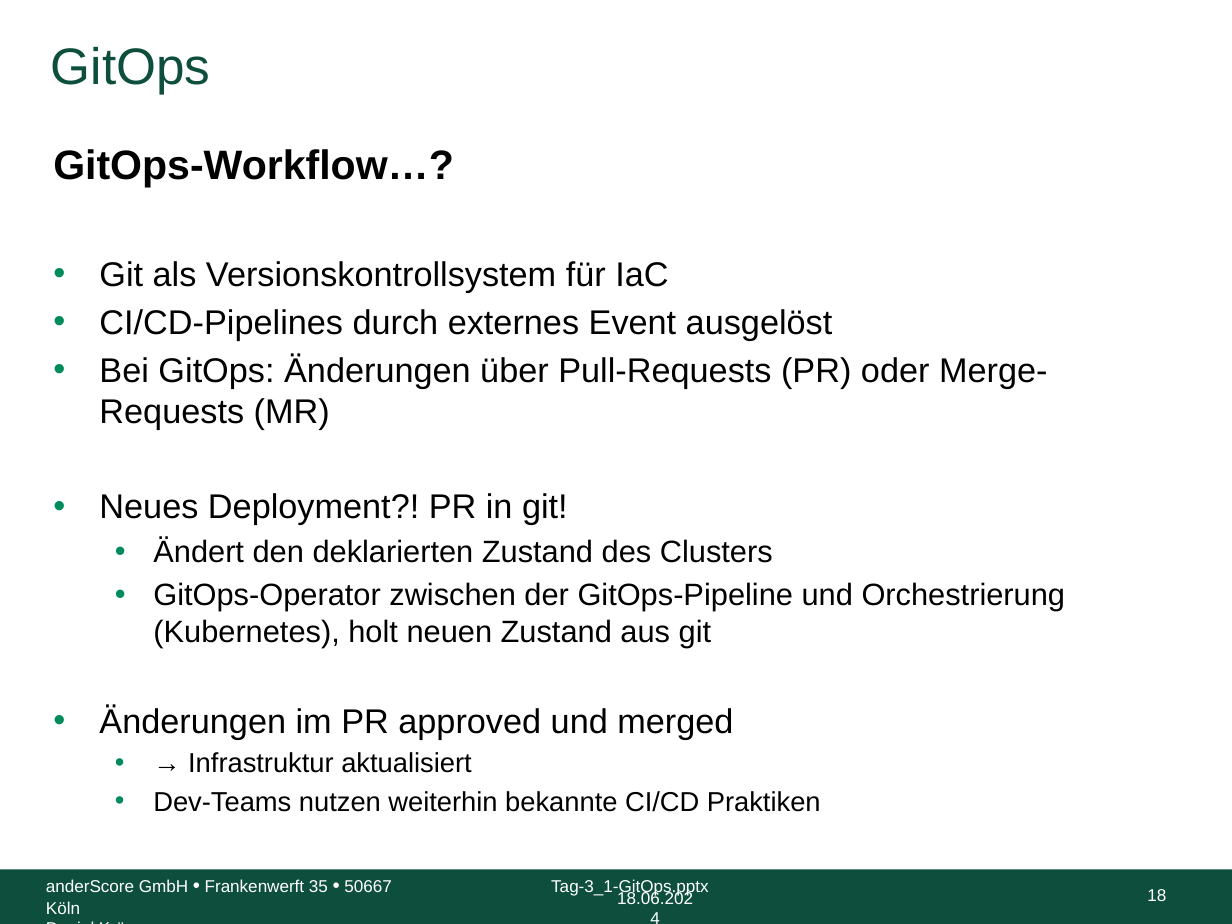
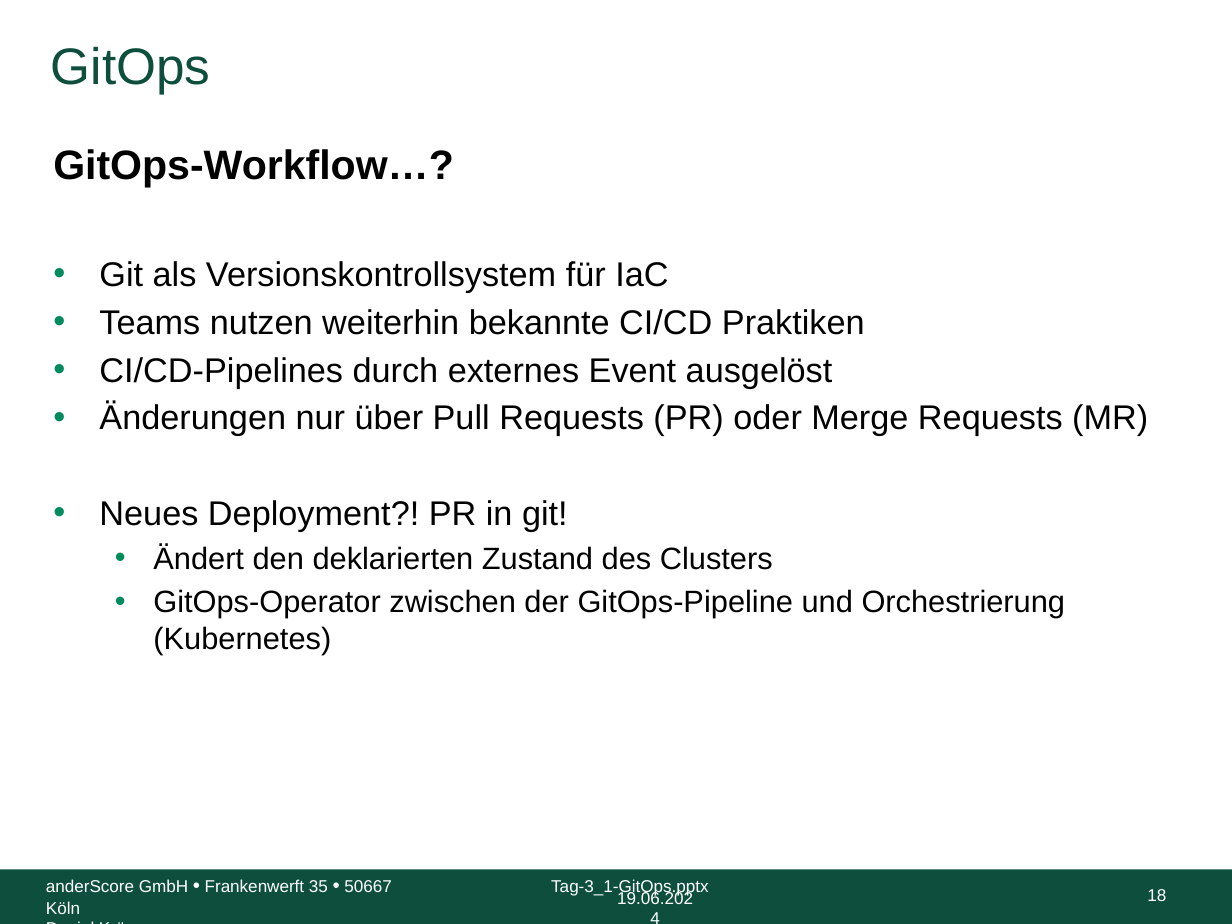
Before and after one commit to anderscore-gmbh/gitlab, a slide deck: slide 18 of slides/Tag-3_1-GitOps.pptx. Drawn at 1232x924 pixels with LibreOffice and Linux fonts; fonts in the diff are those of the drawing; background and template pictures are left out. Boxes give left, top, right and bottom in pixels: in the first picture for what was removed or moved away, otherwise in the second. Text is boxed around its words. In the diff, an @@ line names an element or a change of style, - is before the commit and + after.

```diff
--- a/slides/Tag-3_1-GitOps.pptx
+++ b/slides/Tag-3_1-GitOps.pptx
@@ text at (99, 309, 865, 335): paragraph added @@
+• Teams nutzen weiterhin bekannte CI/CD Praktiken
@@ text at (99, 402, 1148, 436): text changed @@
-• Bei GitOps: Änderungen über Pull-Requests (PR) oder Merge-Requests (MR)
+• Änderungen nur über Pull Requests (PR) oder Merge Requests (MR)
@@ text at (153, 589, 1066, 655): text changed @@
-  • GitOps-Operator zwischen der GitOps-Pipeline und Orchestrierung (Kubernetes), holt neuen Zustand aus git
-• Änderungen im PR approved und merged
-  • → Infrastruktur aktualisiert
-  • Dev-Teams nutzen weiterhin bekannte CI/CD Praktiken
+  • GitOps-Operator zwischen der GitOps-Pipeline und Orchestrierung (Kubernetes)
@@ text at (617, 890, 693, 904): text changed @@
-18.06.2024
+19.06.2024
```
Also in this commit, not shown: 35 other slides changed, 1 slide added, 5 other files.
